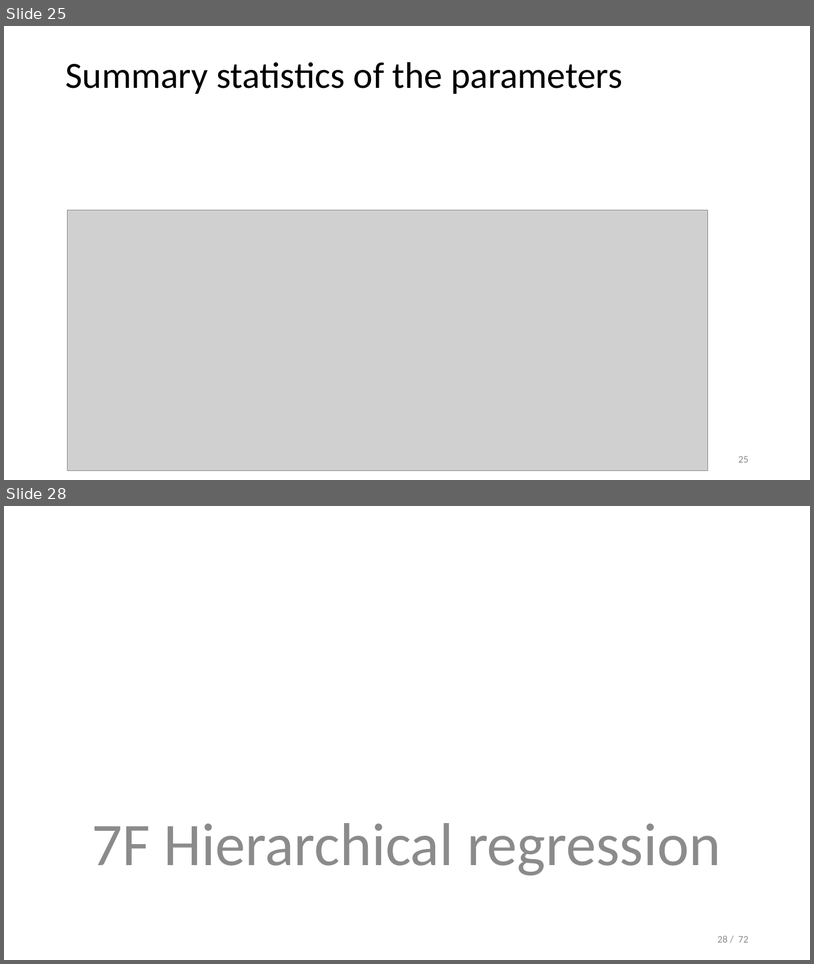
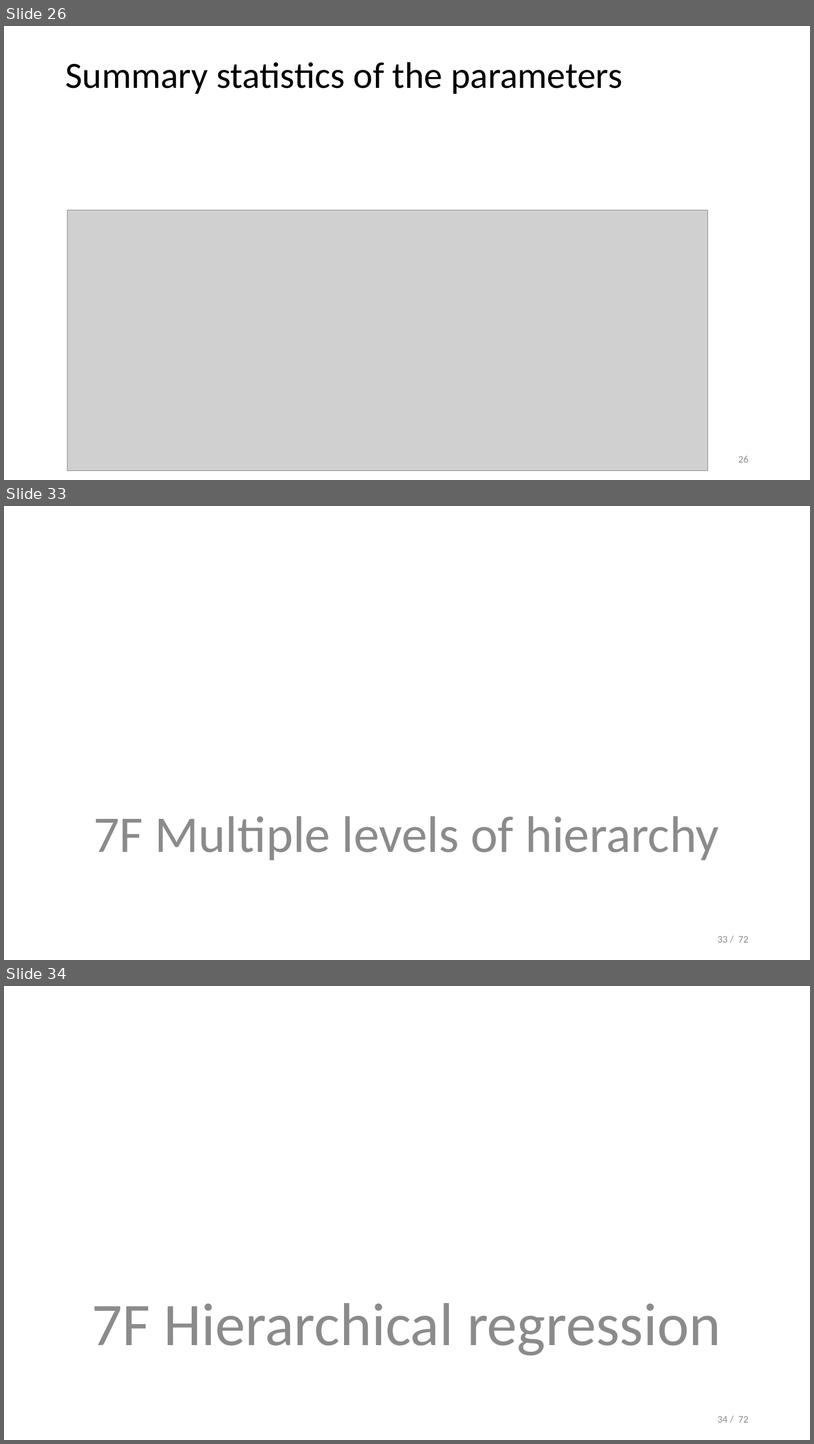
Before and after one commit to opherdonchin/StatisticalComputationAndAnalysis, a slide deck: Lectures/Lecture 7 Hierarchial models.pptx. Shown one above the other, each under a label of ours: slides 25 and 28 before the commit, slides 26, 33 and 34 after it; the slides between them are not shown. The pictures are 814x964 and 814x1444 pixels, drawn with LibreOffice and Linux fonts; fonts in the diff are those of the drawing; grey boxes stand for pictures. Boxes give left, top, right and bottom in pixels: in the first picture for what was removed or moved away, otherwise in the second. Text is boxed around its words. In the diff, an @@ line names an element or a change of style, - is before the commit and + after.

Commit message:
Up to multiple levels of hierarchy

```diff
--- a/Lectures/Lecture 7 Hierarchial models.pptx
+++ b/Lectures/Lecture 7 Hierarchial models.pptx
@@ slide 33 added at [4,506,810,960], background #FFFFFF @@
@@ text added at [93,816,719,860], 61.2 pt, text #8C8C8C @@
+7F Multiple levels of hierarchy
@@ page number added at [718,936,749,942], 12 pt, text #8C8C8C @@
+33 / 72
@@ what was slide 25 is now slide 26 @@
@@ page number at [738,456,749,462]: text changed @@
-25
+26
@@ what was slide 28 is now slide 34 @@
@@ page number at [718,1416,749,1422]: text changed @@
-28 / 72
+34 / 72
```
Also in this commit, not shown: 1 slide changed, 6 other slides added, 1 slide removed, 1 other file.
